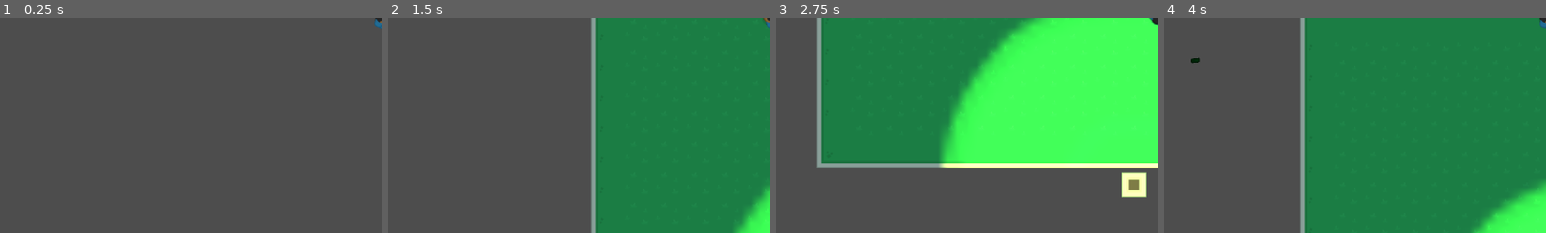
Above: before the commit, frames 1-4 (left to right).
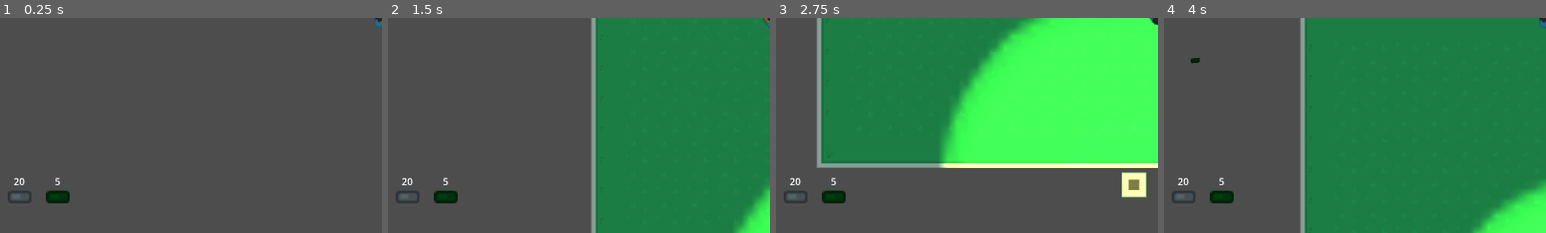
Above: after the commit, the same moments.

Repository: Suriya-K/godot_ultimate_2d_learning
Game: Godot game, scene res://scenes/levels/outside.tscn
The game is run twice, just before and just after one commit, with the same random seed, the same clock (stepped at 60 frames per second) and the same inputs.
Inputs (mouse positions are % of the whole screen's width and height, from its top left):
- Up to frame 1 (0.25 s): no input
- Up to frame 2 (1.5 s): tap Enter at 0.5 s; move the mouse to (72, 45) at 0.52 s; press the mouse at (72, 45) at 0.53 s; hold D (right) 0.53-1.28 s; move the mouse to (30, 55) at 1.27 s; release the mouse at (30, 55) at 1.28 s; hold S (down) from 1.28 s (still down); right-click (30, 55) at 1.35 s
- Up to frame 3 (2.75 s): move the mouse to (60, 28) at 2.02 s; release S (down) at 2.03 s; press the mouse at (60, 28) at 2.03 s; hold D (right) from 2.03 s (still down)
- Up to frame 4 (4 s): move the mouse to (45, 70) at 2.77 s; release D (right) at 2.78 s; release the mouse at (45, 70) at 2.78 s; hold W (up) 2.78-3.53 s; right-click (45, 70) at 2.85 s; move the mouse to (80, 65) at 3.52 s; press the mouse at (80, 65) at 3.53 s; hold A (left) from 3.53 s (still down)
The pictures show only the part of the screen within x 0-50%, y 50-100%; the shares and areas given below are measured in that part.

The runs differ from the first frame. In frame 1, 0.6% of the frame differs, in the area x 2-19%, y 74-87%; in frame 2, 0.6%; in frame 3, 0.6%; in frame 4, 0.6%.

Commit message:
learn ui basic anchor

Diff:
--- a/scenes/levels/level.tscn
+++ b/scenes/levels/level.tscn
@@ -1,7 +1,8 @@
-[gd_scene load_steps=3 format=3 uid="uid://w21li621gbot"]
+[gd_scene load_steps=4 format=3 uid="uid://w21li621gbot"]
 
 [ext_resource type="Script" path="res://scrpits/levels/level.gd" id="1_l45s5"]
 [ext_resource type="PackedScene" uid="uid://cpsxvbes0mplg" path="res://scenes/players/player.tscn" id="1_q8ttg"]
+[ext_resource type="PackedScene" uid="uid://u0h7rga3vr7c" path="res://scenes/ui.tscn" id="3_7fwco"]
 
 [node name="level" type="Node2D"]
 script = ExtResource("1_l45s5")
@@ -17,5 +18,7 @@
 energy = 0.3
 blend_mode = 1
 
+[node name="UI" parent="." instance=ExtResource("3_7fwco")]
+
 [connection signal="grenade" from="player" to="." method="_on_player_grenade"]
 [connection signal="laser" from="player" to="." method="_on_player_laser"]
--- /dev/null
+++ b/scenes/ui.tscn
@@ -0,0 +1,57 @@
+[gd_scene load_steps=2 format=3 uid="uid://u0h7rga3vr7c"]
+
+[ext_resource type="Texture2D" uid="uid://b3gwj66gjxdyv" path="res://graphics/weapon_gun.png" id="1_861h1"]
+
+[node name="UI" type="CanvasLayer"]
+
+[node name="bullet_counter" type="Control" parent="."]
+layout_mode = 3
+anchor_left = 0.01
+anchor_top = 0.92
+anchor_right = 0.01
+anchor_bottom = 1.0
+offset_top = -40.0
+offset_right = 40.0
+grow_vertical = 0
+
+[node name="VBoxContainer" type="VBoxContainer" parent="bullet_counter"]
+layout_mode = 0
+offset_right = 40.0
+offset_bottom = 40.0
+
+[node name="Label" type="Label" parent="bullet_counter/VBoxContainer"]
+layout_mode = 2
+text = "20"
+horizontal_alignment = 1
+
+[node name="TextureRect" type="TextureRect" parent="bullet_counter/VBoxContainer"]
+layout_mode = 2
+texture = ExtResource("1_861h1")
+expand_mode = 5
+
+[node name="grenade_counter" type="Control" parent="."]
+layout_mode = 3
+anchor_left = 0.06
+anchor_top = 0.92
+anchor_right = 0.06
+anchor_bottom = 1.0
+offset_top = -40.0
+offset_right = 40.0
+grow_vertical = 0
+
+[node name="VBoxContainer" type="VBoxContainer" parent="grenade_counter"]
+layout_mode = 0
+offset_right = 40.0
+offset_bottom = 40.0
+
+[node name="Label" type="Label" parent="grenade_counter/VBoxContainer"]
+layout_mode = 2
+text = "5
+"
+horizontal_alignment = 1
+
+[node name="TextureRect" type="TextureRect" parent="grenade_counter/VBoxContainer"]
+modulate = Color(0, 0.635294, 0.145098, 1)
+layout_mode = 2
+texture = ExtResource("1_861h1")
+expand_mode = 5
